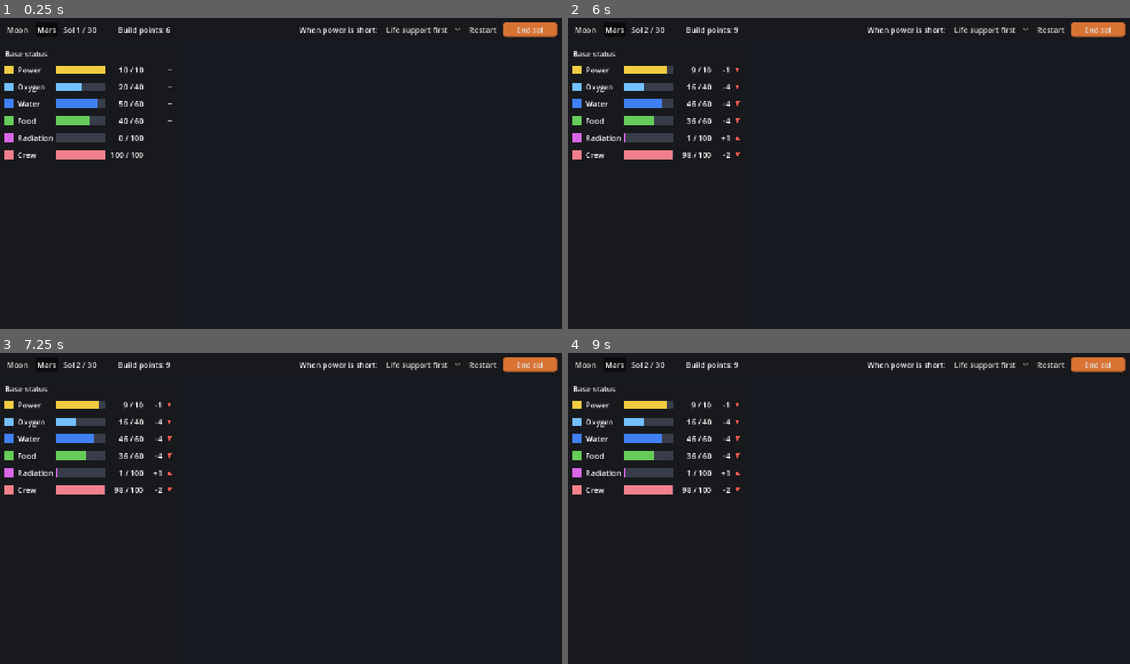
Above: before the commit, frames 1-4 (two rows, left to right).
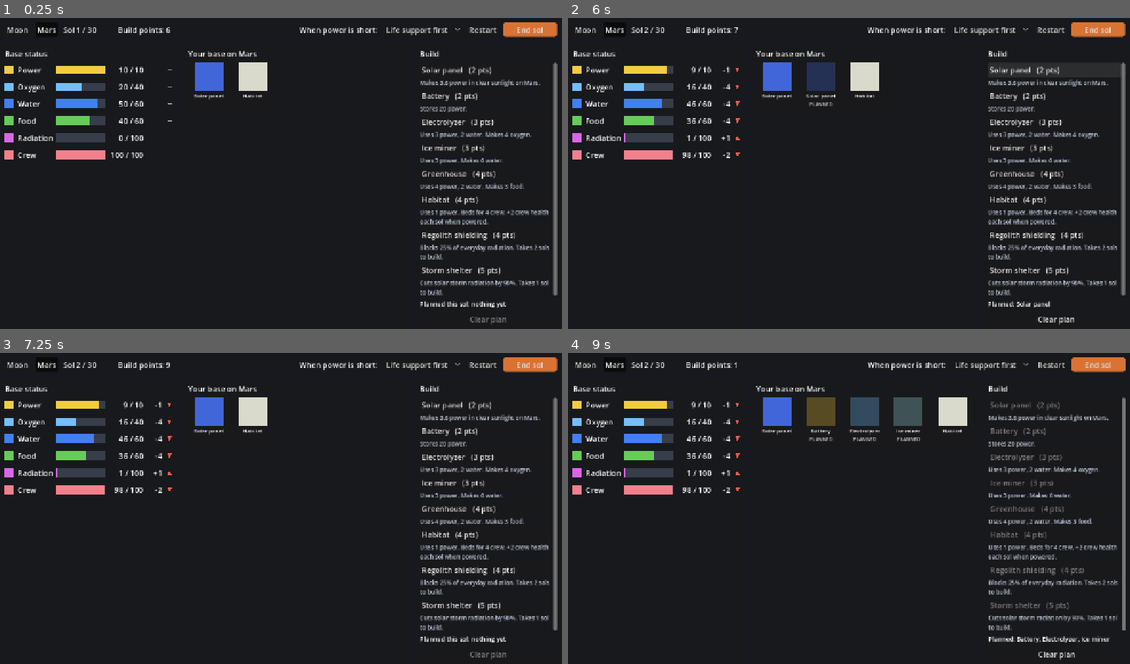
Above: after the commit, the same moments.

Repository: a77chand/apogeic
Game: Godot game, scene res://scenes/main.tscn
The game is run twice, just before and just after one commit, with the same random seed, the same clock (stepped at 60 frames per second) and the same inputs.
Inputs (mouse positions are in pixels of both pictures, inside the frame that each line leads up to):
- Up to frame 1 (0.25 s): no input
- Up to frame 2 (6 s): click "Restart" at 0.5 s; click "Restart" at 1.25 s; click "Restart" at 2 s; click "Moon" at 2.75 s; click "Mars" at 3.5 s; click "Life support first" at 4.25 s; click "End sol" at 5 s; click (1056, 70) at 5.75 s, where only the run after the commit has a clickable "Solar panel (2 pts)"
- Up to frame 3 (7.25 s): click (488, 654) at 6.5 s, where only the run after the commit has a clickable "Clear plan"
- Up to frame 4 (9 s): click (1056, 430) at 7.25 s, where only the run after the commit has a clickable "Battery (2 pts)"; click (1056, 455) at 8 s, where only the run after the commit has a clickable "Electrolyzer (3 pts)"; click (1056, 483) at 8.75 s, where only the run after the commit has a clickable "Ice miner (3 pts)"

The runs differ from the first frame. In frame 1, 5.0% of the frame differs, in the area x 33-100%, y 10-99%; in frame 2, 5.6%; in frame 3, 5.0%; in frame 4, 6.7%, in the area x 29-100%, y 1-99%.

Commit message:
Stage D: build menu and base view
build_menu lists every module with what it uses and makes, generated from
modules.json and the scenario (solar shows Mars-adjusted output). Buttons are
disabled with the reason from sim.can_build(). base_view shows one tile per
module as working, OFF, BROKEN, BUILDING or PLANNED; module_tile swaps in
art/modules/<id>.png when it exists. The sim now records last_off so OFF tiles
are exact.

Diff:
--- a/scenes/main.tscn
+++ b/scenes/main.tscn
@@ -3,6 +3,8 @@
 [ext_resource type="Script" path="res://scripts/ui/main.gd" id="1_main"]
 [ext_resource type="PackedScene" path="res://scenes/ui/top_bar.tscn" id="2_top"]
 [ext_resource type="PackedScene" path="res://scenes/ui/meter_panel.tscn" id="3_meters"]
+[ext_resource type="PackedScene" path="res://scenes/ui/base_view.tscn" id="4_base"]
+[ext_resource type="PackedScene" path="res://scenes/ui/build_menu.tscn" id="5_build"]
 
 [node name="Main" type="Control"]
 layout_mode = 3
@@ -59,6 +61,12 @@
 [node name="MeterPanel" parent="Margin/Layout/Body" instance=ExtResource("3_meters")]
 layout_mode = 2
 
+[node name="BaseView" parent="Margin/Layout/Body" instance=ExtResource("4_base")]
+layout_mode = 2
+
+[node name="BuildMenu" parent="Margin/Layout/Body" instance=ExtResource("5_build")]
+layout_mode = 2
+
 [node name="ErrorLabel" type="Label" parent="."]
 visible = false
 layout_mode = 1
--- /dev/null
+++ b/scenes/ui/base_view.tscn
@@ -0,0 +1,33 @@
+[gd_scene format=3]
+
+[ext_resource type="Script" path="res://scripts/ui/base_view.gd" id="1_base"]
+
+[node name="BaseView" type="PanelContainer"]
+size_flags_horizontal = 3
+script = ExtResource("1_base")
+
+[node name="Margin" type="MarginContainer" parent="."]
+layout_mode = 2
+theme_override_constants/margin_left = 12
+theme_override_constants/margin_top = 10
+theme_override_constants/margin_right = 12
+theme_override_constants/margin_bottom = 10
+
+[node name="VBox" type="VBoxContainer" parent="Margin"]
+layout_mode = 2
+theme_override_constants/separation = 8
+
+[node name="Title" type="Label" parent="Margin/VBox"]
+layout_mode = 2
+text = "Your base"
+
+[node name="Scroll" type="ScrollContainer" parent="Margin/VBox"]
+layout_mode = 2
+size_flags_vertical = 3
+horizontal_scroll_mode = 0
+
+[node name="Grid" type="GridContainer" parent="Margin/VBox/Scroll"]
+layout_mode = 2
+theme_override_constants/h_separation = 6
+theme_override_constants/v_separation = 6
+columns = 5
--- /dev/null
+++ b/scenes/ui/build_menu.tscn
@@ -0,0 +1,42 @@
+[gd_scene format=3]
+
+[ext_resource type="Script" path="res://scripts/ui/build_menu.gd" id="1_build"]
+
+[node name="BuildMenu" type="PanelContainer"]
+custom_minimum_size = Vector2(330, 0)
+script = ExtResource("1_build")
+
+[node name="Margin" type="MarginContainer" parent="."]
+layout_mode = 2
+theme_override_constants/margin_left = 12
+theme_override_constants/margin_top = 10
+theme_override_constants/margin_right = 12
+theme_override_constants/margin_bottom = 10
+
+[node name="VBox" type="VBoxContainer" parent="Margin"]
+layout_mode = 2
+theme_override_constants/separation = 8
+
+[node name="Title" type="Label" parent="Margin/VBox"]
+layout_mode = 2
+text = "Build"
+
+[node name="Scroll" type="ScrollContainer" parent="Margin/VBox"]
+layout_mode = 2
+size_flags_vertical = 3
+horizontal_scroll_mode = 0
+
+[node name="List" type="VBoxContainer" parent="Margin/VBox/Scroll"]
+layout_mode = 2
+size_flags_horizontal = 3
+theme_override_constants/separation = 4
+
+[node name="PlannedLabel" type="Label" parent="Margin/VBox"]
+layout_mode = 2
+theme_override_font_sizes/font_size = 14
+text = "Planned: nothing yet"
+autowrap_mode = 3
+
+[node name="ClearButton" type="Button" parent="Margin/VBox"]
+layout_mode = 2
+text = "Clear plan"
--- /dev/null
+++ b/scenes/ui/module_tile.tscn
@@ -0,0 +1,48 @@
+[gd_scene format=3]
+
+[ext_resource type="Script" path="res://scripts/ui/module_tile.gd" id="1_tile"]
+
+[node name="ModuleTile" type="PanelContainer"]
+custom_minimum_size = Vector2(92, 112)
+script = ExtResource("1_tile")
+
+[node name="VBox" type="VBoxContainer" parent="."]
+layout_mode = 2
+theme_override_constants/separation = 2
+
+[node name="Picture" type="Control" parent="VBox"]
+custom_minimum_size = Vector2(64, 64)
+layout_mode = 2
+size_flags_horizontal = 4
+
+[node name="Box" type="ColorRect" parent="VBox/Picture"]
+layout_mode = 1
+anchors_preset = 15
+anchor_right = 1.0
+anchor_bottom = 1.0
+grow_horizontal = 2
+grow_vertical = 2
+mouse_filter = 2
+
+[node name="Art" type="TextureRect" parent="VBox/Picture"]
+layout_mode = 1
+anchors_preset = 15
+anchor_right = 1.0
+anchor_bottom = 1.0
+grow_horizontal = 2
+grow_vertical = 2
+mouse_filter = 2
+expand_mode = 1
+stretch_mode = 5
+
+[node name="Name" type="Label" parent="VBox"]
+layout_mode = 2
+theme_override_font_sizes/font_size = 12
+text = "Module"
+horizontal_alignment = 1
+autowrap_mode = 3
+
+[node name="Status" type="Label" parent="VBox"]
+layout_mode = 2
+theme_override_font_sizes/font_size = 11
+horizontal_alignment = 1
--- a/scripts/sim/outpost_sim.gd
+++ b/scripts/sim/outpost_sim.gd
@@ -61,6 +61,7 @@
 		"power_priority": priorities.keys()[0],
 		"events": [],                      # [{id, start_sol, duration, target}]
 		"last_run": {},                    # module id -> units that worked last sol
+		"last_off": {},                    # module id -> units switched off last sol (no power/water)
 		"history": [],                     # one record per finished sol (for the debrief)
 		"failure": {},                     # {meter, sol, chain, tip} when lost
 		"tutorial": not tutorial.is_empty(),
@@ -272,6 +273,7 @@
 		crew_needs[r] = float(crew.needs_per_person_per_sol[r]) * crew_size
 
 	# --- 5. Modules that need inputs, in the chosen priority order ------------
+	var switched_off := {}
 	for id in _run_order(s.power_priority):
 		var def: Dictionary = modules[id]
 		var units := working_units(s, id)
@@ -292,12 +294,14 @@
 		if units == 0:
 			continue
 		if count < units:
+			switched_off[id] = units - count
 			_say(report, "bad", "%s: %d of %d switched off, not enough %s." % [
 				module_name(id), units - count, units, missing])
 			facts.append({"type": "off", "module": id, "missing": missing, "key": "off:%s:%s" % [id, missing]})
 		if count > 0 and not def.outputs.is_empty():
 			_say(report, "info", "%s made %s." % [_count_name(id, count), _amounts(def.outputs, count)])
 	s.last_run = ran
+	s.last_off = switched_off
 
 	# --- 6. The crew eats, drinks and breathes ----------------------------------
 	for r in crew_needs:
--- /dev/null
+++ b/scripts/ui/base_view.gd
@@ -0,0 +1,55 @@
+## The middle of the screen: one tile per module the base has, is building, or
+## has planned this sol. Read-only: it only displays state.
+extends PanelContainer
+
+const TileScene = preload("res://scenes/ui/module_tile.tscn")
+
+## Grey-box colors per module. A module not listed here gets GREY.
+## (UI colors only; game balance lives in data/.)
+const MODULE_COLORS := {
+	"solar_panel": Color(0.25, 0.4, 0.85),
+	"battery": Color(0.9, 0.75, 0.2),
+	"electrolyzer": Color(0.45, 0.75, 1.0),
+	"ice_miner": Color(0.6, 0.85, 0.9),
+	"greenhouse": Color(0.35, 0.75, 0.3),
+	"habitat": Color(0.85, 0.85, 0.8),
+	"regolith_shielding": Color(0.55, 0.45, 0.35),
+	"storm_shelter": Color(0.6, 0.35, 0.7),
+}
+const GREY := Color(0.5, 0.5, 0.5)
+
+@onready var title: Label = $Margin/VBox/Title
+@onready var grid: GridContainer = $Margin/VBox/Scroll/Grid
+
+
+func show_state(sim, state: Dictionary, planned: Array) -> void:
+	title.text = "Your base on %s" % sim.scenario.name
+	# Throw away the old tiles and make fresh ones. remove_child first, because
+	# queue_free only deletes the node at the end of the frame.
+	for child in grid.get_children():
+		grid.remove_child(child)
+		child.queue_free()
+	for id in sim.modules:
+		var count: int = state.modules[id]
+		var broken: int = sim.broken_units(state, id)
+		# Units that were switched off last sol for lack of power or water.
+		var off: int = mini(int(state.last_off.get(id, 0)), count - broken)
+		for i in count:
+			if i < broken:
+				_add_tile(sim, id, "broken")
+			elif i < broken + off:
+				_add_tile(sim, id, "off")
+			else:
+				_add_tile(sim, id, "working")
+		for p in state.pending:
+			if p.module == id:
+				_add_tile(sim, id, "building", "%d %s" % [p.sols_left, str(state.day_word).to_lower()])
+		for p in planned:
+			if p == id:
+				_add_tile(sim, id, "planned")
+
+
+func _add_tile(sim, id: String, status: String, note: String = "") -> void:
+	var tile = TileScene.instantiate()
+	grid.add_child(tile)  # add first so the tile's @onready variables are set
+	tile.setup(id, sim.module_name(id), MODULE_COLORS.get(id, GREY), status, note)
--- /dev/null
+++ b/scripts/ui/build_menu.gd
@@ -0,0 +1,102 @@
+## The build list on the right. One button per module, with what it uses and
+## makes, written from the data files. Pressing a button asks main.gd to plan it;
+## the build happens when the player ends the sol.
+extends PanelContainer
+
+signal build_requested(module_id: String)
+signal clear_requested
+
+@onready var list: VBoxContainer = $Margin/VBox/Scroll/List
+@onready var planned_label: Label = $Margin/VBox/PlannedLabel
+@onready var clear_button: Button = $Margin/VBox/ClearButton
+
+var buttons := {}  # module id -> Button
+
+
+func _ready() -> void:
+	clear_button.pressed.connect(func(): clear_requested.emit())
+
+
+## Makes the button list. Called at the start of each game (Moon and Mars
+## describe solar panels differently).
+func setup(sim) -> void:
+	for child in list.get_children():
+		list.remove_child(child)
+		child.queue_free()
+	buttons.clear()
+	for id in sim.modules:
+		var def: Dictionary = sim.modules[id]
+		var button := Button.new()
+		button.text = "%s   (%d pts)" % [def.name, int(def.cost)]
+		button.alignment = HORIZONTAL_ALIGNMENT_LEFT
+		# The lambda remembers this loop's `id`, so each button plans its own module.
+		button.pressed.connect(func(): build_requested.emit(id))
+		list.add_child(button)
+		buttons[id] = button
+
+		var info := Label.new()
+		info.text = describe(sim, def)
+		info.autowrap_mode = TextServer.AUTOWRAP_WORD_SMART
+		info.add_theme_font_size_override("font_size", 13)
+		info.modulate = Color(0.75, 0.78, 0.85)
+		list.add_child(info)
+
+
+func show_state(sim, state: Dictionary, planned: Array) -> void:
+	for id in buttons:
+		var why: String = sim.can_build(state, id, planned)
+		var button: Button = buttons[id]
+		button.disabled = why != ""
+		button.tooltip_text = sim.modules[id].description if why == "" else "Can't build: " + why
+	if planned.is_empty():
+		planned_label.text = "Planned this %s: nothing yet" % str(state.day_word).to_lower()
+	else:
+		var names := []
+		for id in planned:
+			names.append(sim.module_name(id))
+		planned_label.text = "Planned: " + ", ".join(names)
+	clear_button.disabled = planned.is_empty()
+
+
+## A one-line summary such as "Uses 3 power, 2 water. Makes 4 oxygen."
+## Everything comes from modules.json, so it stays right when numbers change.
+func describe(sim, def: Dictionary) -> String:
+	var parts := []
+	if not def.inputs.is_empty():
+		parts.append("Uses " + _amounts(def.inputs, 1.0) + ".")
+	if not def.outputs.is_empty():
+		var factor := 1.0
+		if def.get("uses_sunlight", false):
+			factor = float(sim.scenario.solar_multiplier)
+		var text := "Makes " + _amounts(def.outputs, factor)
+		if def.get("uses_sunlight", false):
+			text += " in clear sunlight on " + sim.scenario.name
+		parts.append(text + ".")
+	if def.has("power_storage"):
+		parts.append("Stores %s power." % _num(def.power_storage))
+	if def.has("crew_capacity"):
+		parts.append("Beds for %s crew. +%s crew health each %s when powered." % [
+			_num(def.crew_capacity), _num(def.morale_per_sol), str(sim.scenario.day_word).to_lower()])
+	if def.has("background_dose_reduction"):
+		parts.append("Blocks %d%% of everyday radiation." % roundi(float(def.background_dose_reduction) * 100.0))
+	if def.has("storm_dose_factor"):
+		parts.append("Cuts solar storm radiation by %d%%." % roundi((1.0 - float(def.storm_dose_factor)) * 100.0))
+	var build_time := int(def.build_time)
+	if build_time > 0:
+		parts.append("Takes %d %s to build." % [build_time, str(sim.scenario.day_word).to_lower() + ("s" if build_time > 1 else "")])
+	return " ".join(parts)
+
+
+func _amounts(per_unit: Dictionary, factor: float) -> String:
+	var parts := []
+	for r in per_unit:
+		parts.append("%s %s" % [_num(float(per_unit[r]) * factor), r])
+	return ", ".join(parts)
+
+
+## 6.0 -> "6", 3.6 -> "3.6"
+func _num(x) -> String:
+	var f := float(x)
+	if absf(f - roundf(f)) < 0.05:
+		return str(roundi(f))
+	return "%.1f" % f
--- a/scripts/ui/main.gd
+++ b/scripts/ui/main.gd
@@ -19,6 +19,8 @@
 @onready var background_art: TextureRect = $BackgroundArt
 @onready var top_bar = $Margin/Layout/TopBar
 @onready var meter_panel = $Margin/Layout/Body/MeterPanel
+@onready var base_view = $Margin/Layout/Body/BaseView
+@onready var build_menu = $Margin/Layout/Body/BuildMenu
 @onready var error_label: Label = $ErrorLabel
 
 
@@ -38,6 +40,8 @@
 	top_bar.priority_selected.connect(_on_priority_selected)
 	top_bar.restart_pressed.connect(start_game)
 	top_bar.end_sol_pressed.connect(end_sol)
+	build_menu.build_requested.connect(plan_build)
+	build_menu.clear_requested.connect(clear_plan)
 	start_game()
 
 
@@ -48,6 +52,7 @@
 	chosen_priority = state.power_priority
 	last_report = []
 	background_art.texture = Art.background_texture(scenario_id)
+	build_menu.setup(sim)
 	refresh()
 
 
@@ -65,6 +70,20 @@
 func refresh() -> void:
 	top_bar.show_state(state, chosen_priority, points_left())
 	meter_panel.show_state(sim, state)
+	base_view.show_state(sim, state, planned_builds)
+	build_menu.show_state(sim, state, planned_builds)
+
+
+## Adds a module to this sol's plan if the sim says it's allowed.
+func plan_build(module_id: String) -> void:
+	if sim.can_build(state, module_id, planned_builds) == "":
+		planned_builds.append(module_id)
+		refresh()
+
+
+func clear_plan() -> void:
+	planned_builds = []
+	refresh()
 
 
 ## Build points after paying for this sol's planned builds.
--- /dev/null
+++ b/scripts/ui/module_tile.gd
@@ -0,0 +1,47 @@
+## One square in the base view: a single module and what it's doing.
+## Shows art/modules/<id>.png if it exists, otherwise a colored grey-box square.
+extends PanelContainer
+
+const Art = preload("res://scripts/ui/art.gd")
+
+const STATUS_TEXT := {
+	"working": "",
+	"off": "OFF",
+	"broken": "BROKEN",
+	"building": "BUILDING",
+	"planned": "PLANNED",
+}
+const STATUS_COLOR := {
+	"off": Color(1, 0.75, 0.3),
+	"broken": Color(1, 0.4, 0.35),
+	"building": Color(0.7, 0.8, 1),
+	"planned": Color(0.8, 0.8, 0.8),
+}
+
+@onready var box: ColorRect = $VBox/Picture/Box
+@onready var picture: TextureRect = $VBox/Picture/Art
+@onready var name_label: Label = $VBox/Name
+@onready var status_label: Label = $VBox/Status
+
+
+## `status` is one of the keys of STATUS_TEXT. `note` adds detail, like "2 sols".
+func setup(module_id: String, module_name: String, color: Color, status: String, note: String = "") -> void:
+	name_label.text = module_name
+	box.color = color
+	var tex := Art.module_texture(module_id)
+	picture.texture = tex
+	box.visible = tex == null
+	var text: String = STATUS_TEXT[status]
+	if note != "":
+		text += " " + note
+	status_label.text = text
+	if STATUS_COLOR.has(status):
+		status_label.add_theme_color_override("font_color", STATUS_COLOR[status])
+	# Fade modules that aren't doing anything yet, darken ones that are off or broken.
+	match status:
+		"planned":
+			$VBox/Picture.modulate = Color(1, 1, 1, 0.3)
+		"building":
+			$VBox/Picture.modulate = Color(1, 1, 1, 0.55)
+		"off", "broken":
+			$VBox/Picture.modulate = Color(0.45, 0.45, 0.45)
--- a/tests/test_ui.gd
+++ b/tests/test_ui.gd
@@ -35,6 +35,31 @@
 	main.top_bar.end_sol_button.pressed.emit()
 	check(main.state.power_priority == "food", "priority 'food' reached the sim (got %s)" % main.state.power_priority)
 
+	# Build menu: plan two solar panels, check the plan, then end the sol.
+	var solar_before: int = main.state.modules.solar_panel
+	var points_before: int = main.points_left()
+	main.build_menu.buttons["solar_panel"].pressed.emit()
+	main.build_menu.buttons["solar_panel"].pressed.emit()
+	check(main.planned_builds.size() == 2, "two solar panels planned")
+	check(main.points_left() == points_before - 4, "planning spends build points (left %d)" % main.points_left())
+	check(main.top_bar.points_label.text == "Build points: %d" % main.points_left(), "top bar shows points left")
+	var planned_tiles := 0
+	for tile in main.base_view.grid.get_children():
+		if tile.status_label.text == "PLANNED":
+			planned_tiles += 1
+	check(planned_tiles == 2, "base view shows 2 PLANNED tiles (got %d)" % planned_tiles)
+	main.build_menu.clear_button.pressed.emit()
+	check(main.planned_builds.is_empty(), "Clear plan empties the plan")
+	main.build_menu.buttons["solar_panel"].pressed.emit()
+	main.top_bar.end_sol_button.pressed.emit()
+	check(main.state.modules.solar_panel == solar_before + 1, "planned solar panel was built on End sol")
+	check(main.planned_builds.is_empty(), "plan is cleared after End sol")
+	# A module you can't afford has a disabled button with a reason.
+	main.state.build_points = 0
+	main.refresh()
+	var hab_button: Button = main.build_menu.buttons["habitat"]
+	check(hab_button.disabled and hab_button.tooltip_text.begins_with("Can't build"), "unaffordable module is disabled with a reason")
+
 	# Switching to the Moon starts a new Moon game.
 	main.top_bar.moon_button.pressed.emit()
 	await process_frame
Not shown, added: scripts/ui/base_view.gd.uid
Not shown, added: scripts/ui/build_menu.gd.uid
Not shown, added: scripts/ui/module_tile.gd.uid
Not shown, added: tests/screenshot.gd.uid
Not shown, changed: docs/PREPARED_IN_ADVANCE.md
